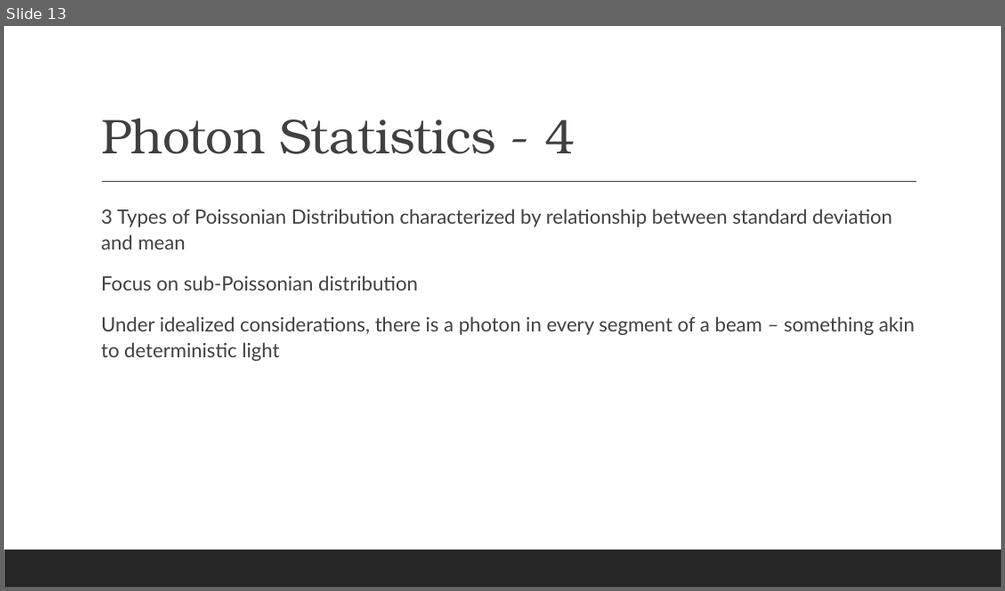
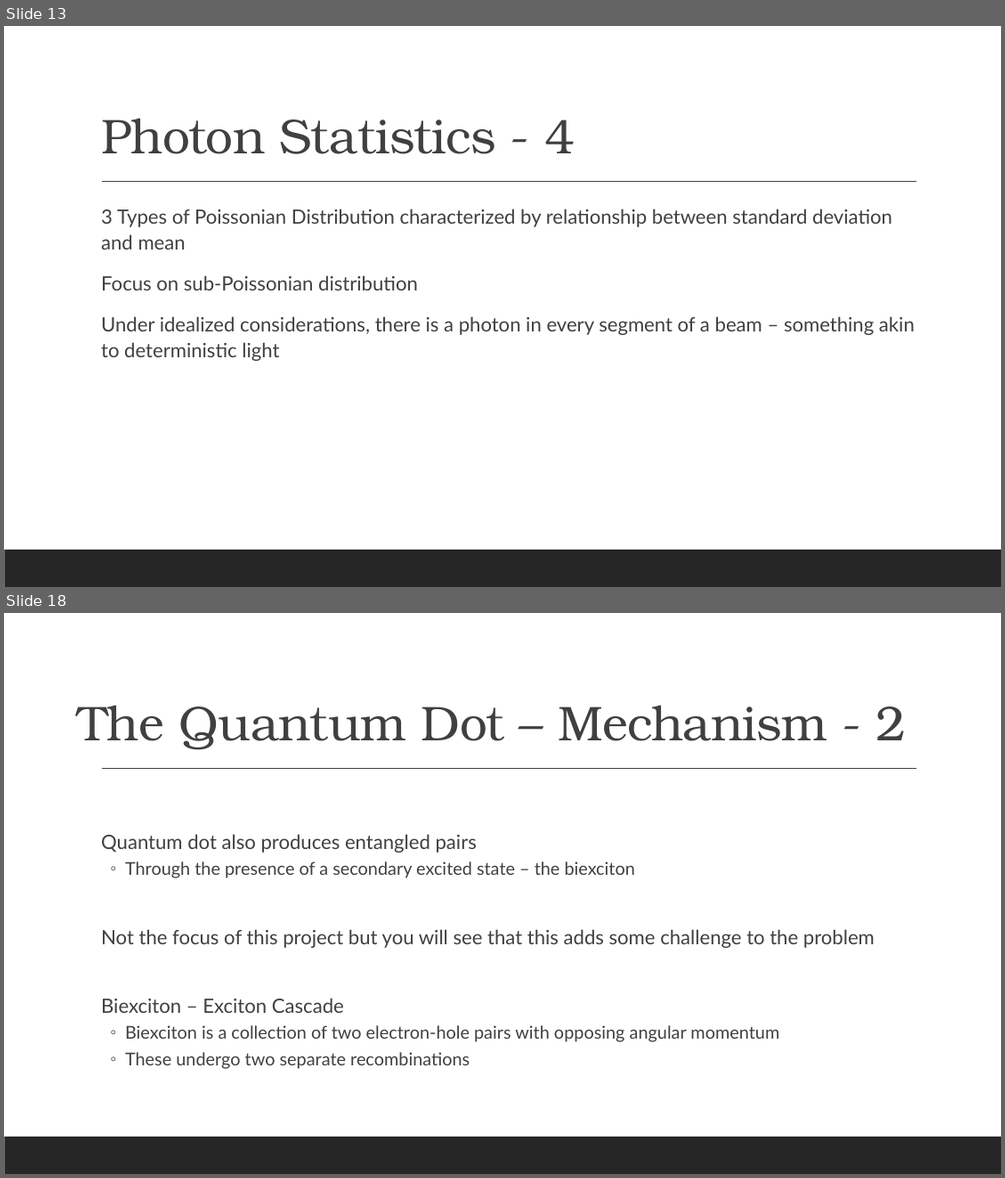
Before and after one commit to Suthendran/PHYS-437-B-Thesis, a slide deck: Electron Musical Chairs.pptx. Shown one above the other, each under a label of ours: slide 13 before the commit, slides 13 and 18 after it; the slides between them are not shown. The pictures are 1005x591 and 1005x1178 pixels, drawn with LibreOffice and Linux fonts; fonts in the diff are those of the drawing. Boxes give left, top, right and bottom in pixels: in the first picture for what was removed or moved away, otherwise in the second. Text is boxed around its words. In the diff, an @@ line names an element or a change of style, - is before the commit and + after.

```diff
--- a/Electron Musical Chairs.pptx
+++ b/Electron Musical Chairs.pptx
@@ slide 18 added at <box>4,613,1001,1174</box>, background #FFFFFF; not listed: 2 template elements that a slide beside it also shows @@
@@ title added at <box>77,705,906,750</box>, 47 pt, text #404040 @@
+The Quantum Dot – Mechanism - 2
@@ text added at <box>101,834,874,1069</box>, 17 pt, text #404040 @@
+  Quantum dot also produces entangled pairs
+  ◦ Through the presence of a secondary excited state – the biexciton
+  Not the focus of this project but you will see that this adds some challenge to the problem
+  Biexciton – Exciton Cascade
+  ◦ Biexciton is a collection of two electron-hole pairs with opposing angular momentum
+  ◦ These undergo two separate recombinations
```
Also in this commit, not shown: 8 slides changed, 27 other slides added, 4 slides removed, 1 other file.
